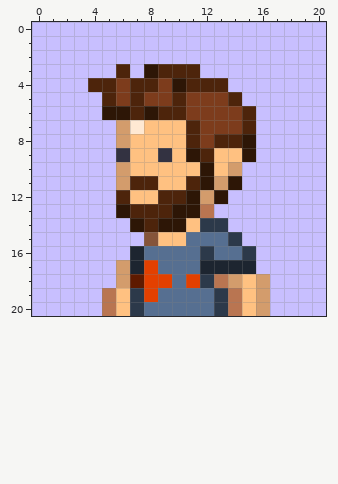
Pixel-art sprite, stored at kris_willmert/images/Me.png. That is the earlier state.
The file is 63x63 pixels, drawn in blocks of 3x3; one block is one cell here.
Now the later version:
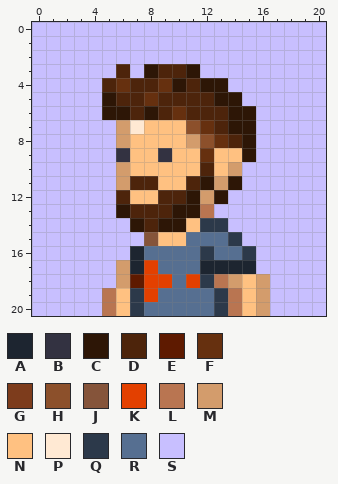
Palette (. is transparent): A #1d2530  B #333241  C #2d1606  D #4d240b  E #5e1a00  F #66300f  G #7d3c1c  H #8c502b  J #85543a  K #e34000  L #b97551  M #d39c6c  N #ffc181  P #ffe9d3  Q #2c394a  R #566f91  S #c8bfff
The exact change:
Colour C replaces colour D in row 3 at x 11; in row 4 at x 12 to 13; in row 5 at x 5 and 14; in rows 6 to 7 at x 15.
Colour C replaces colour G in row 5 at x 13; in rows 6 to 7 at x 14.
Colour D replaces colour C in row 10 at x 12.
Colour D replaces colour G in row 5 at x 6, 9 and 11 to 12; in row 6 at x 11 to 13; in row 7 at x 13.
Colour F replaces colour D in row 6 at x 10; in row 8 at x 13; in row 9 at x 12.
Colour F replaces colour G in row 4 at x 6 and 9; in row 5 at x 8; in row 7 at x 12.
Colour H replaces colour D in row 7 at x 11.
Colour H replaces colour G in row 8 at x 12.
Colour M replaces colour D in row 8 at x 11.
Colour N replaces colour C in row 9 at x 11.
Colour S replaces colour D in row 4 at x 4.
